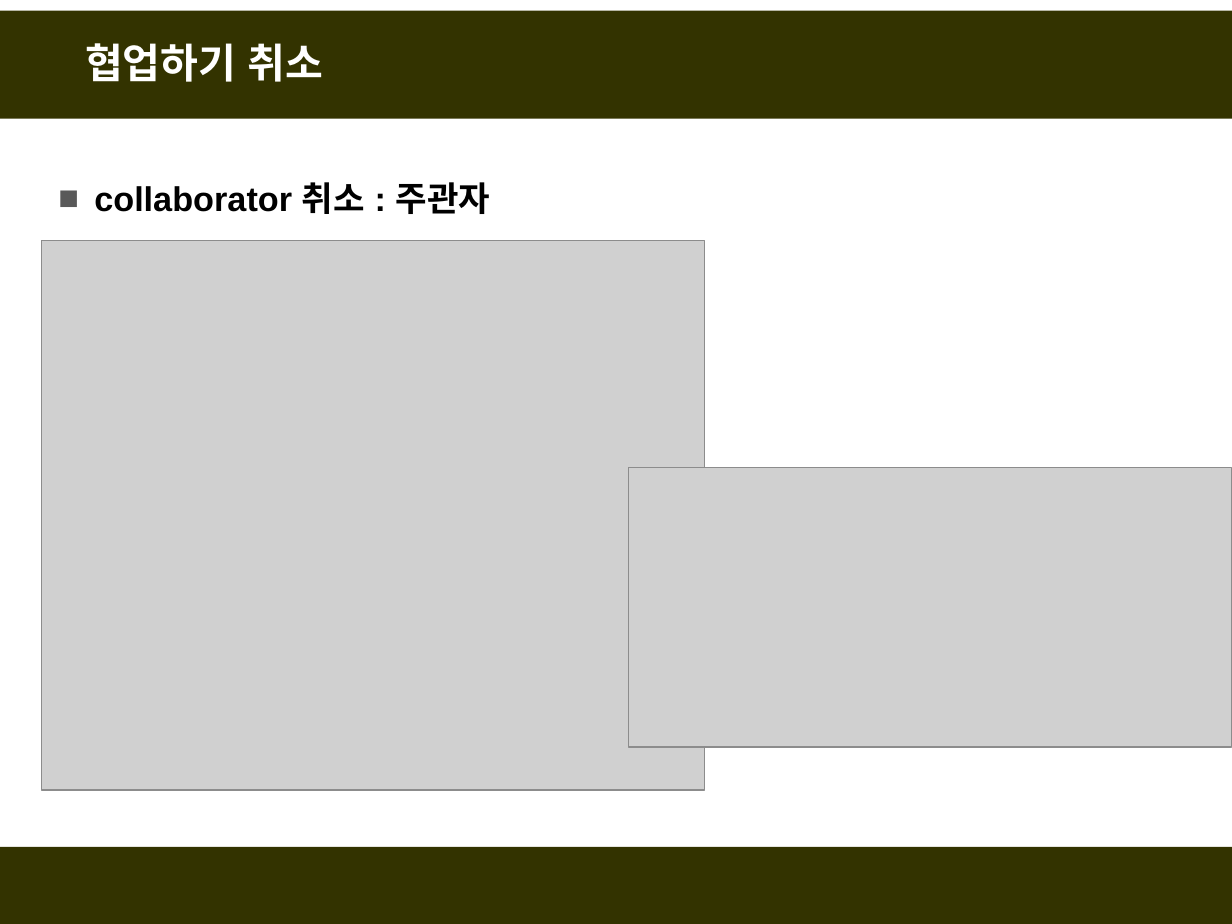
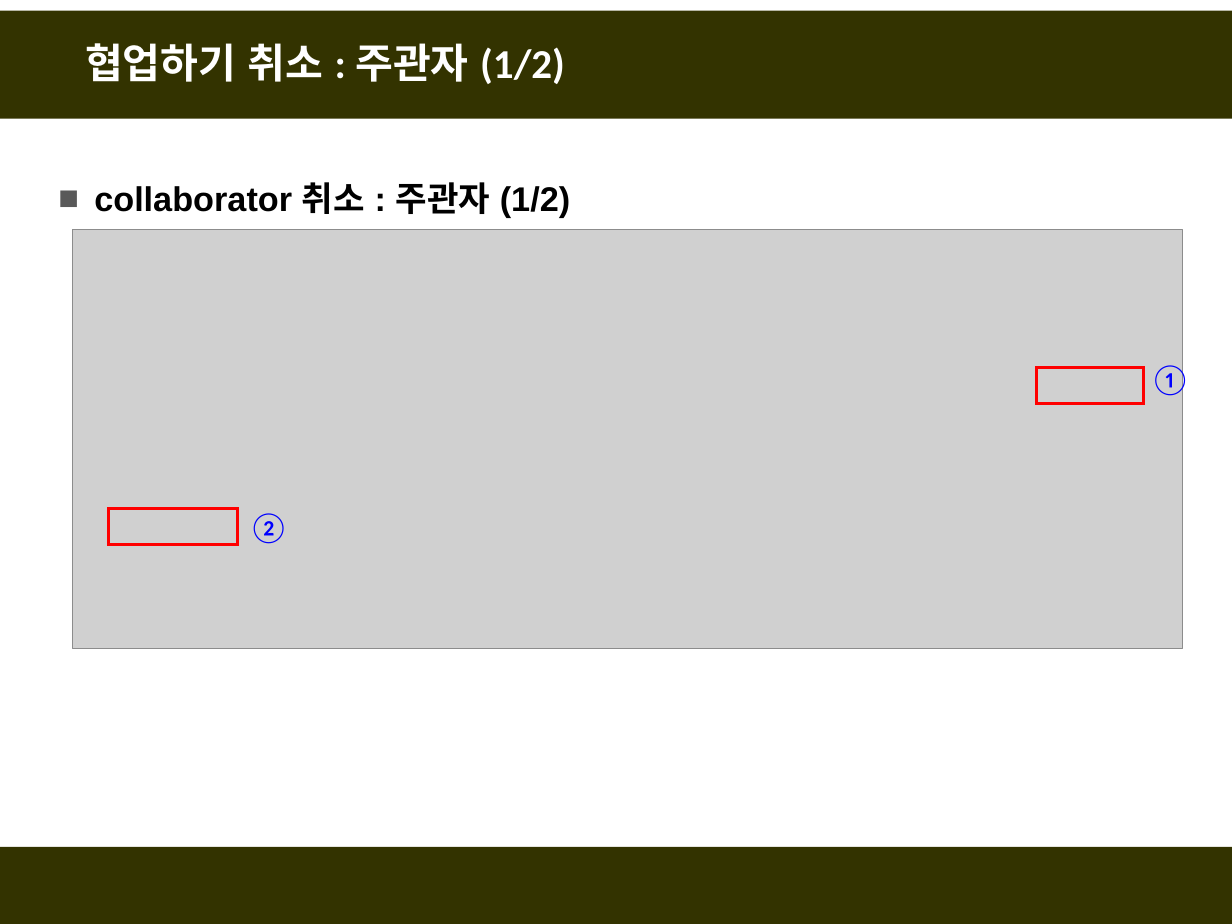
Before and after one commit to fasthill/github-lecture, a slide deck: slide 72 of git및github첫걸음4-협업하기.pptx. Drawn at 1232x924 pixels with LibreOffice and Linux fonts; fonts in the diff are those of the drawing; grey boxes stand for pictures. Boxes give left, top, right and bottom in pixels: in the first picture for what was removed or moved away, otherwise in the second. Text is boxed around its words. In the diff, an @@ line names an element or a change of style, - is before the commit and + after.

```diff
--- a/git및github첫걸음4-협업하기.pptx
+++ b/git및github첫걸음4-협업하기.pptx
@@ title at (x1=85, y1=43, x2=565, y2=84): text changed @@
-협업하기 취소
+협업하기 취소 : 주관자 (1/2)
@@ text at (x1=94, y1=182, x2=570, y2=218): text changed @@
-■ collaborator 취소 : 주관자
+■ collaborator 취소 : 주관자 (1/2)
@@ picture added at (x1=73, y1=229, x2=1183, y2=648) @@
@@ picture removed at (x1=42, y1=240, x2=705, y2=790) @@
@@ rectangle added at (x1=1036, y1=367, x2=1143, y2=403), outline #FF0000 1.75 pt @@
@@ text added at (x1=1150, y1=364, x2=1191, y2=398), 18 pt, text #0000FF @@
+①
@@ picture removed at (x1=628, y1=468, x2=1232, y2=748) @@
@@ rectangle added at (x1=108, y1=509, x2=238, y2=545), outline #FF0000 1.75 pt @@
@@ text added at (x1=248, y1=513, x2=289, y2=544), 18 pt, text #0000FF @@
+②
```
Also in this commit, not shown: 1 other slide changed, 3 slides added.
